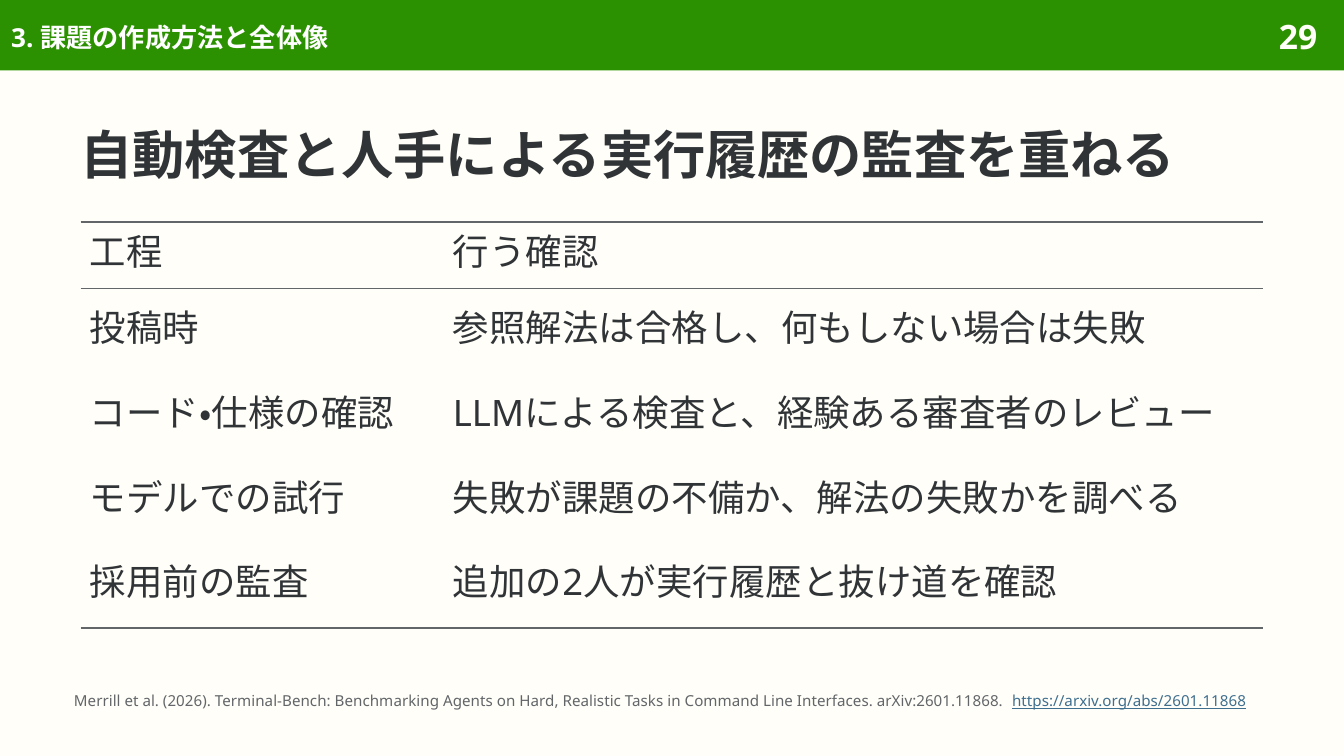
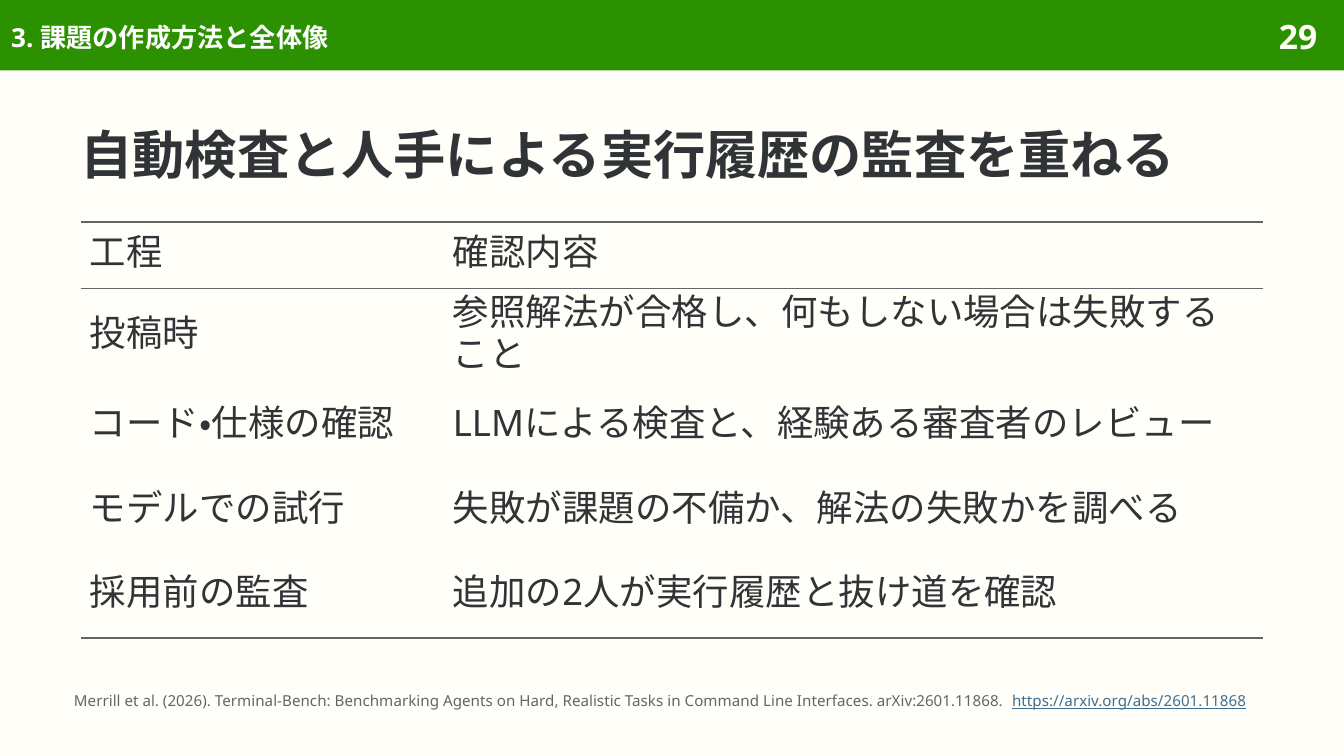
Before and after one commit to sasakiy84/datasets-in-10-minutes, a slide deck: slide 29 of slides/datasets-in-10-minutes-terminal-bench.pptx. Drawn at 1344x756 pixels with LibreOffice and Linux fonts; fonts in the diff are those of the drawing. Boxes give left, top, right and bottom in pixels: in the first picture for what was removed or moved away, otherwise in the second. Text is boxed around its words. In the diff, an @@ line names an element or a change of style, - is before the commit and + after.

```diff
--- a/slides/datasets-in-10-minutes-terminal-bench.pptx
+++ b/slides/datasets-in-10-minutes-terminal-bench.pptx
@@ table at [81,222,1263,628] @@
-row 1, column 2: 行う確認
+row 1, column 2: 確認内容
-row 2, column 2: 参照解法は合格し、何もしない場合は失敗
+row 2, column 2: 参照解法が合格し、何もしない場合は失敗すること
```
Also in this commit, not shown: 10 other slides changed, 7 other files.
